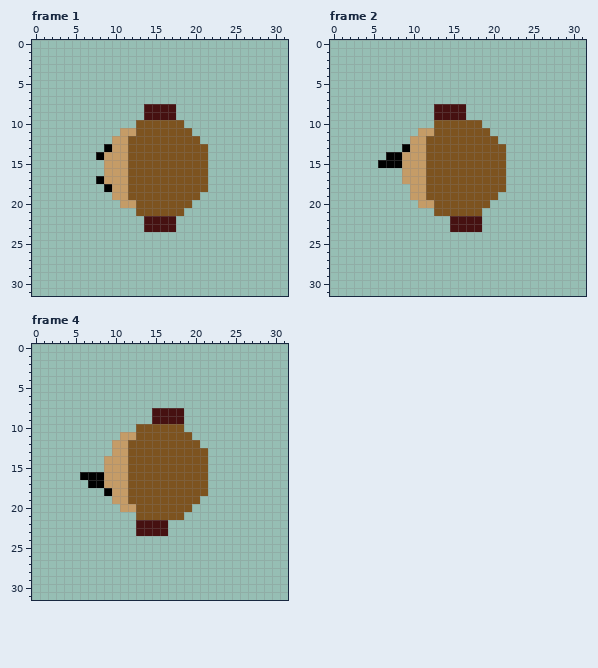
Animated GIF sprite: IMG/sprite.gif. Above: the version before the commit.
The file is 32x32 pixels, 4 frames. Shown: frame 1, frame 2, frame 4. The commit also changed other frames, which this record leaves out.
Once edited:
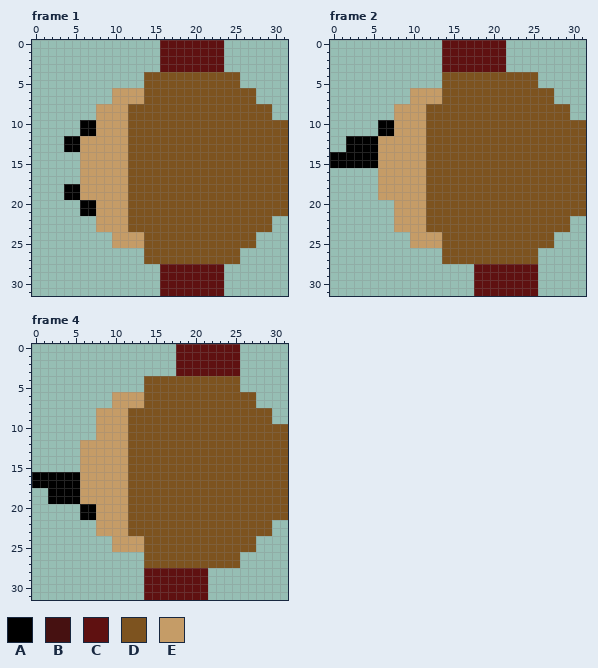
Palette (. is transparent): A #000000  B #461111  C #5f1111  D #7d531f  E #c59c67
What changed:
--- frame 1
@@ x 0..31 @@
- 0 ................................
- 1 ................................
- 2 ................................
- 3 ................................
- 4 ................................
- 5 ................................
- 6 ................................
- 7 ................................
- 8 ..............BBBB..............
- 9 ..............BBBB..............
-10 .............DDDDDD.............
-11 ...........EEDDDDDDD............
-12 ..........EEDDDDDDDDD...........
-13 .........AEEDDDDDDDDDD..........
-14 ........AEEEDDDDDDDDDD..........
-15 .........EEEDDDDDDDDDD..........
-16 .........EEEDDDDDDDDDD..........
-17 ........AEEEDDDDDDDDDD..........
-18 .........AEEDDDDDDDDDD..........
-19 ..........EEDDDDDDDDD...........
-20 ...........EEDDDDDDD............
-21 .............DDDDDD.............
-22 ..............BBBB..............
-23 ..............BBBB..............
-24 ................................
-25 ................................
-26 ................................
-27 ................................
-28 ................................
-29 ................................
-30 ................................
-31 ................................
+ 0 ................CCCCCCCC........
+ 1 ................CCCCCCCC........
+ 2 ................CCCCCCCC........
+ 3 ................CCCCCCCC........
+ 4 ..............DDDDDDDDDDDD......
+ 5 ..............DDDDDDDDDDDD......
+ 6 ..........EEEEDDDDDDDDDDDDDD....
+ 7 ..........EEEEDDDDDDDDDDDDDD....
+ 8 ........EEEEDDDDDDDDDDDDDDDDDD..
+ 9 ........EEEEDDDDDDDDDDDDDDDDDD..
+10 ......AAEEEEDDDDDDDDDDDDDDDDDDDD
+11 ......AAEEEEDDDDDDDDDDDDDDDDDDDD
+12 ....AAEEEEEEDDDDDDDDDDDDDDDDDDDD
+13 ....AAEEEEEEDDDDDDDDDDDDDDDDDDDD
+14 ......EEEEEEDDDDDDDDDDDDDDDDDDDD
+15 ......EEEEEEDDDDDDDDDDDDDDDDDDDD
+16 ......EEEEEEDDDDDDDDDDDDDDDDDDDD
+17 ......EEEEEEDDDDDDDDDDDDDDDDDDDD
+18 ....AAEEEEEEDDDDDDDDDDDDDDDDDDDD
+19 ....AAEEEEEEDDDDDDDDDDDDDDDDDDDD
+20 ......AAEEEEDDDDDDDDDDDDDDDDDDDD
+21 ......AAEEEEDDDDDDDDDDDDDDDDDDDD
+22 ........EEEEDDDDDDDDDDDDDDDDDD..
+23 ........EEEEDDDDDDDDDDDDDDDDDD..
+24 ..........EEEEDDDDDDDDDDDDDD....
+25 ..........EEEEDDDDDDDDDDDDDD....
+26 ..............DDDDDDDDDDDD......
+27 ..............DDDDDDDDDDDD......
+28 ................CCCCCCCC........
+29 ................CCCCCCCC........
+30 ................CCCCCCCC........
+31 ................CCCCCCCC........
--- frame 2
@@ x 0..31 @@
- 0 ................................
- 1 ................................
- 2 ................................
- 3 ................................
- 4 ................................
- 5 ................................
- 6 ................................
- 7 ................................
- 8 .............BBBB...............
- 9 .............BBBB...............
-10 .............DDDDDD.............
-11 ...........EEDDDDDDD............
-12 ..........EEDDDDDDDDD...........
-13 .........AEEDDDDDDDDDD..........
-14 .......AAEEEDDDDDDDDDD..........
-15 ......AAAEEEDDDDDDDDDD..........
-16 .........EEEDDDDDDDDDD..........
-17 .........EEEDDDDDDDDDD..........
-18 ..........EEDDDDDDDDDD..........
-19 ..........EEDDDDDDDDD...........
-20 ...........EEDDDDDDD............
-21 .............DDDDDD.............
-22 ...............BBBB.............
-23 ...............BBBB.............
-24 ................................
-25 ................................
-26 ................................
-27 ................................
-28 ................................
-29 ................................
-30 ................................
-31 ................................
+ 0 ..............CCCCCCCC..........
+ 1 ..............CCCCCCCC..........
+ 2 ..............CCCCCCCC..........
+ 3 ..............CCCCCCCC..........
+ 4 ..............DDDDDDDDDDDD......
+ 5 ..............DDDDDDDDDDDD......
+ 6 ..........EEEEDDDDDDDDDDDDDD....
+ 7 ..........EEEEDDDDDDDDDDDDDD....
+ 8 ........EEEEDDDDDDDDDDDDDDDDDD..
+ 9 ........EEEEDDDDDDDDDDDDDDDDDD..
+10 ......AAEEEEDDDDDDDDDDDDDDDDDDDD
+11 ......AAEEEEDDDDDDDDDDDDDDDDDDDD
+12 ..AAAAEEEEEEDDDDDDDDDDDDDDDDDDDD
+13 ..AAAAEEEEEEDDDDDDDDDDDDDDDDDDDD
+14 AAAAAAEEEEEEDDDDDDDDDDDDDDDDDDDD
+15 AAAAAAEEEEEEDDDDDDDDDDDDDDDDDDDD
+16 ......EEEEEEDDDDDDDDDDDDDDDDDDDD
+17 ......EEEEEEDDDDDDDDDDDDDDDDDDDD
+18 ......EEEEEEDDDDDDDDDDDDDDDDDDDD
+19 ......EEEEEEDDDDDDDDDDDDDDDDDDDD
+20 ........EEEEDDDDDDDDDDDDDDDDDDDD
+21 ........EEEEDDDDDDDDDDDDDDDDDDDD
+22 ........EEEEDDDDDDDDDDDDDDDDDD..
+23 ........EEEEDDDDDDDDDDDDDDDDDD..
+24 ..........EEEEDDDDDDDDDDDDDD....
+25 ..........EEEEDDDDDDDDDDDDDD....
+26 ..............DDDDDDDDDDDD......
+27 ..............DDDDDDDDDDDD......
+28 ..................CCCCCCCC......
+29 ..................CCCCCCCC......
+30 ..................CCCCCCCC......
+31 ..................CCCCCCCC......
--- frame 4
@@ x 0..31 @@
- 0 ................................
- 1 ................................
- 2 ................................
- 3 ................................
- 4 ................................
- 5 ................................
- 6 ................................
- 7 ................................
- 8 ...............BBBB.............
- 9 ...............BBBB.............
-10 .............DDDDDD.............
-11 ...........EEDDDDDDD............
-12 ..........EEDDDDDDDDD...........
-13 ..........EEDDDDDDDDDD..........
-14 .........EEEDDDDDDDDDD..........
-15 .........EEEDDDDDDDDDD..........
-16 ......AAAEEEDDDDDDDDDD..........
-17 .......AAEEEDDDDDDDDDD..........
-18 .........AEEDDDDDDDDDD..........
-19 ..........EEDDDDDDDDD...........
-20 ...........EEDDDDDDD............
-21 .............DDDDDD.............
-22 .............BBBB...............
-23 .............BBBB...............
-24 ................................
-25 ................................
-26 ................................
-27 ................................
-28 ................................
-29 ................................
-30 ................................
-31 ................................
+ 0 ..................CCCCCCCC......
+ 1 ..................CCCCCCCC......
+ 2 ..................CCCCCCCC......
+ 3 ..................CCCCCCCC......
+ 4 ..............DDDDDDDDDDDD......
+ 5 ..............DDDDDDDDDDDD......
+ 6 ..........EEEEDDDDDDDDDDDDDD....
+ 7 ..........EEEEDDDDDDDDDDDDDD....
+ 8 ........EEEEDDDDDDDDDDDDDDDDDD..
+ 9 ........EEEEDDDDDDDDDDDDDDDDDD..
+10 ........EEEEDDDDDDDDDDDDDDDDDDDD
+11 ........EEEEDDDDDDDDDDDDDDDDDDDD
+12 ......EEEEEEDDDDDDDDDDDDDDDDDDDD
+13 ......EEEEEEDDDDDDDDDDDDDDDDDDDD
+14 ......EEEEEEDDDDDDDDDDDDDDDDDDDD
+15 ......EEEEEEDDDDDDDDDDDDDDDDDDDD
+16 AAAAAAEEEEEEDDDDDDDDDDDDDDDDDDDD
+17 AAAAAAEEEEEEDDDDDDDDDDDDDDDDDDDD
+18 ..AAAAEEEEEEDDDDDDDDDDDDDDDDDDDD
+19 ..AAAAEEEEEEDDDDDDDDDDDDDDDDDDDD
+20 ......AAEEEEDDDDDDDDDDDDDDDDDDDD
+21 ......AAEEEEDDDDDDDDDDDDDDDDDDDD
+22 ........EEEEDDDDDDDDDDDDDDDDDD..
+23 ........EEEEDDDDDDDDDDDDDDDDDD..
+24 ..........EEEEDDDDDDDDDDDDDD....
+25 ..........EEEEDDDDDDDDDDDDDD....
+26 ..............DDDDDDDDDDDD......
+27 ..............DDDDDDDDDDDD......
+28 ..............CCCCCCCC..........
+29 ..............CCCCCCCC..........
+30 ..............CCCCCCCC..........
+31 ..............CCCCCCCC..........
Pixel boxes of the changes (left, top, right, bottom) in both pictures:
changed: (64, 40, 288, 296)
changed: (330, 40, 586, 296)
changed: (32, 344, 288, 600)
